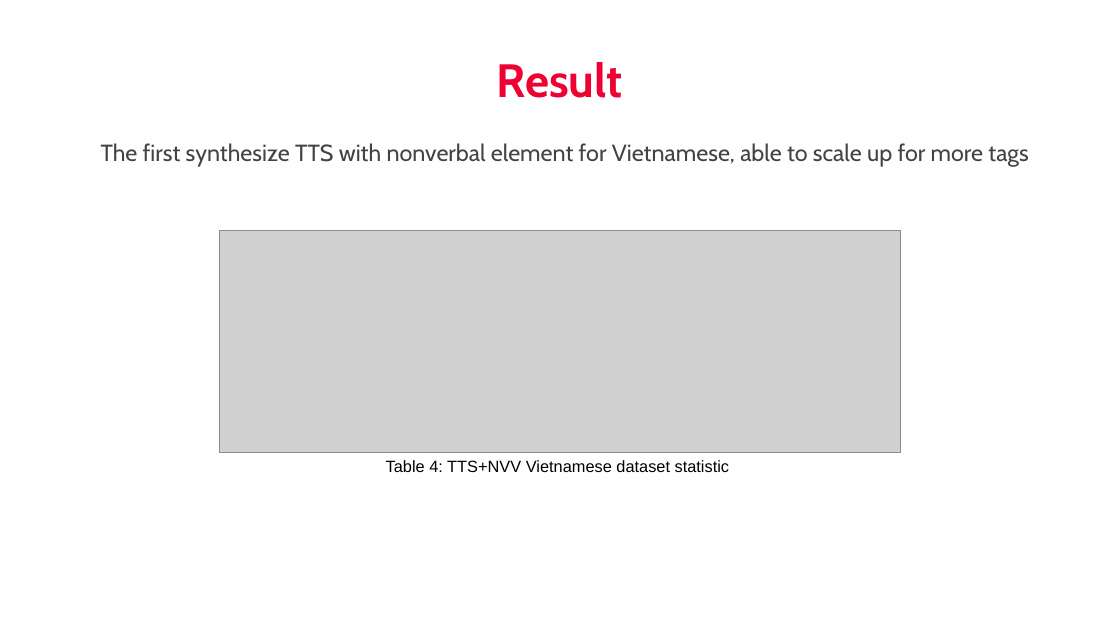
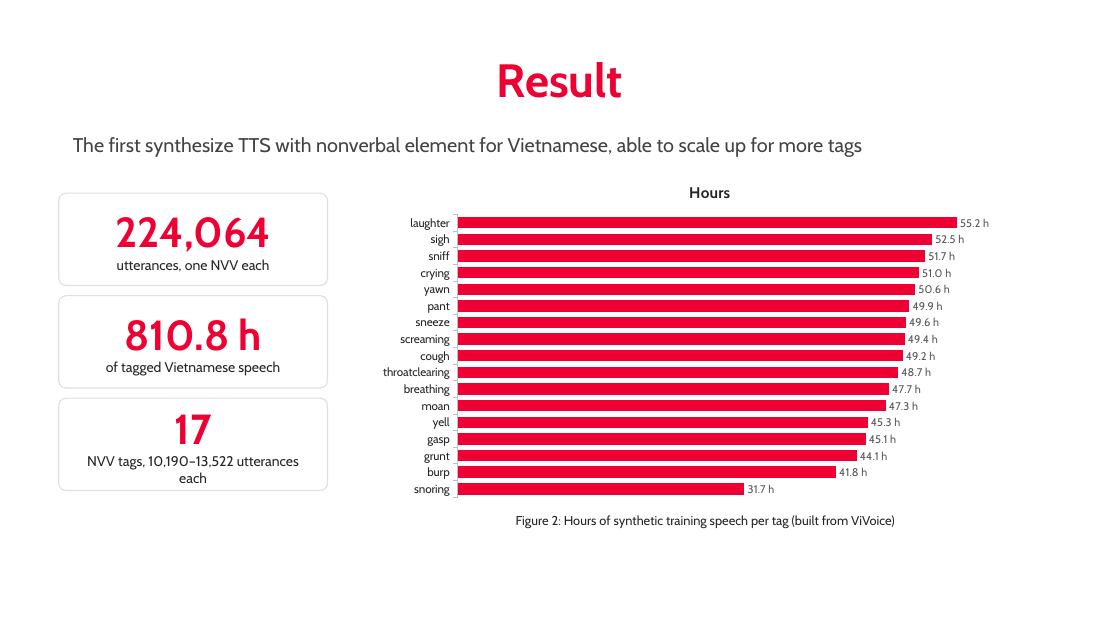
Before and after one commit to nhakanasi/VDT_GD2, a slide deck: slide 16 of Method.pptx. Drawn at 1120x630 pixels with LibreOffice and Linux fonts; fonts in the diff are those of the drawing; grey boxes stand for pictures; background and template pictures are left out. Boxes give left, top, right and bottom in pixels: in the first picture for what was removed or moved away, otherwise in the second. Text is boxed around its words. In the diff, an @@ line names an element or a change of style, - is before the commit and + after.

```diff
--- a/Method.pptx
+++ b/Method.pptx
@@ text "The first synthesize TTS with ...": place and size @@
-text "The first synthesize TTS with ..." at box(101, 143, 1028, 167)
+text "The first synthesize TTS with ..." at box(73, 137, 862, 157)
@@ text "The first synthesize TTS with ..." at box(73, 137, 862, 157): size 20 to 17 pt; line spacing 1.15 to 1.1 @@
@@ bar chart added at box(370, 168, 1050, 504) @@
+title "Hours"
+categories: laughter, sigh, sniff, crying, yawn, pant, sneeze, screaming, cough, throatclearing, breathing, moan, yell, gasp, grunt, burp, snoring
+Hours: 55.2, 52.5, 51.7, 51, 50.6, 49.9, 49.5, 49.4, 49.2, 48.7, 47.7, 47.3, 45.3, 45.1, 44.1, 41.8, 31.7
@@ rounded rectangle added at box(59, 193, 328, 286), fill #FFFFFF, outline #E0E0E0 1 pt, 12 pt, text #262626 @@
+224,064
+utterances, one NVV each
@@ picture removed at box(220, 231, 901, 453) @@
@@ rounded rectangle added at box(59, 296, 328, 388), fill #FFFFFF, outline #E0E0E0 1 pt, 12 pt, text #262626 @@
+810.8 h
+of tagged Vietnamese speech
@@ rounded rectangle added at box(59, 398, 328, 491), fill #FFFFFF, outline #E0E0E0 1 pt, 12 pt, text #262626 @@
+17
+NVV tags, 10,190–13,522 utterances each
@@ text removed at box(386, 460, 729, 472) @@
-Table 4: TTS+NVV Vietnamese dataset statistic
@@ text added at box(516, 515, 895, 528), 11 pt, text #262626 @@
+Figure 2: Hours of synthetic training speech per tag (built from ViVoice)
```
Also in this commit, not shown: 23 other slides changed, 1 slide added, 1 slide removed, 8 other files.
